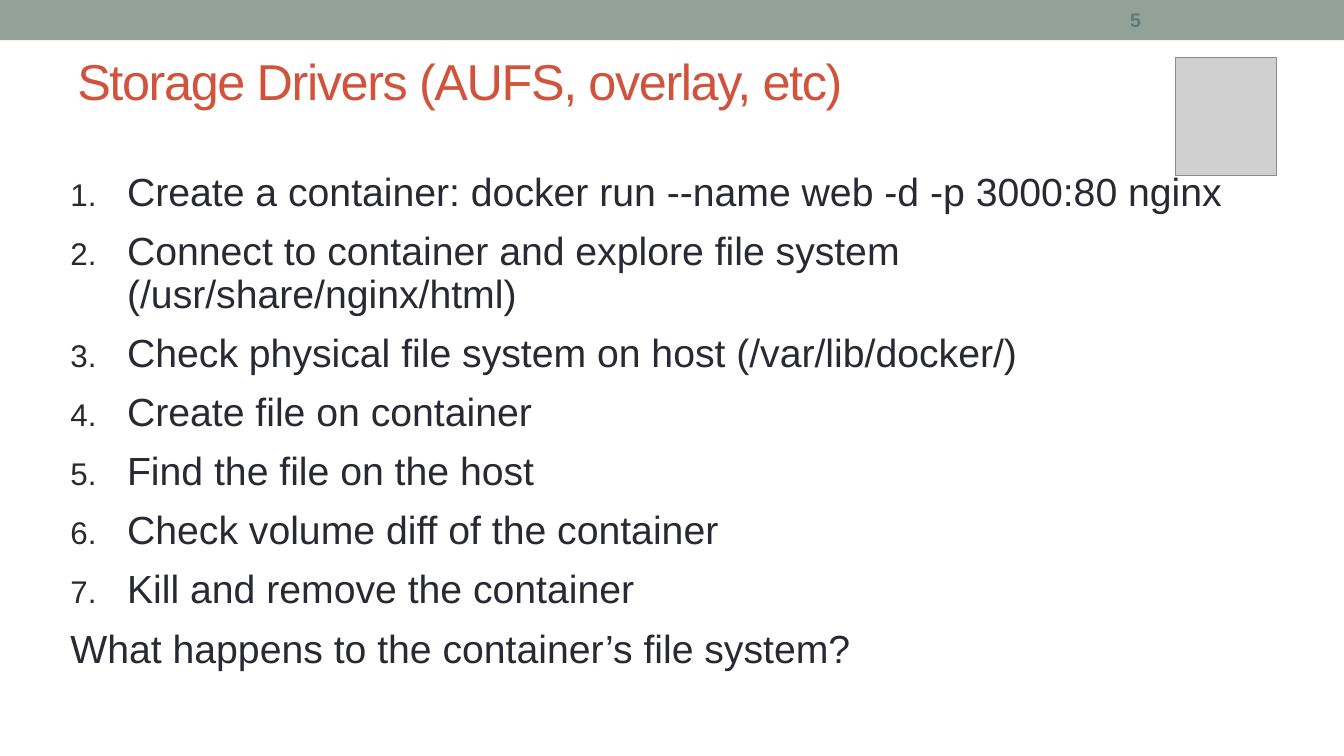
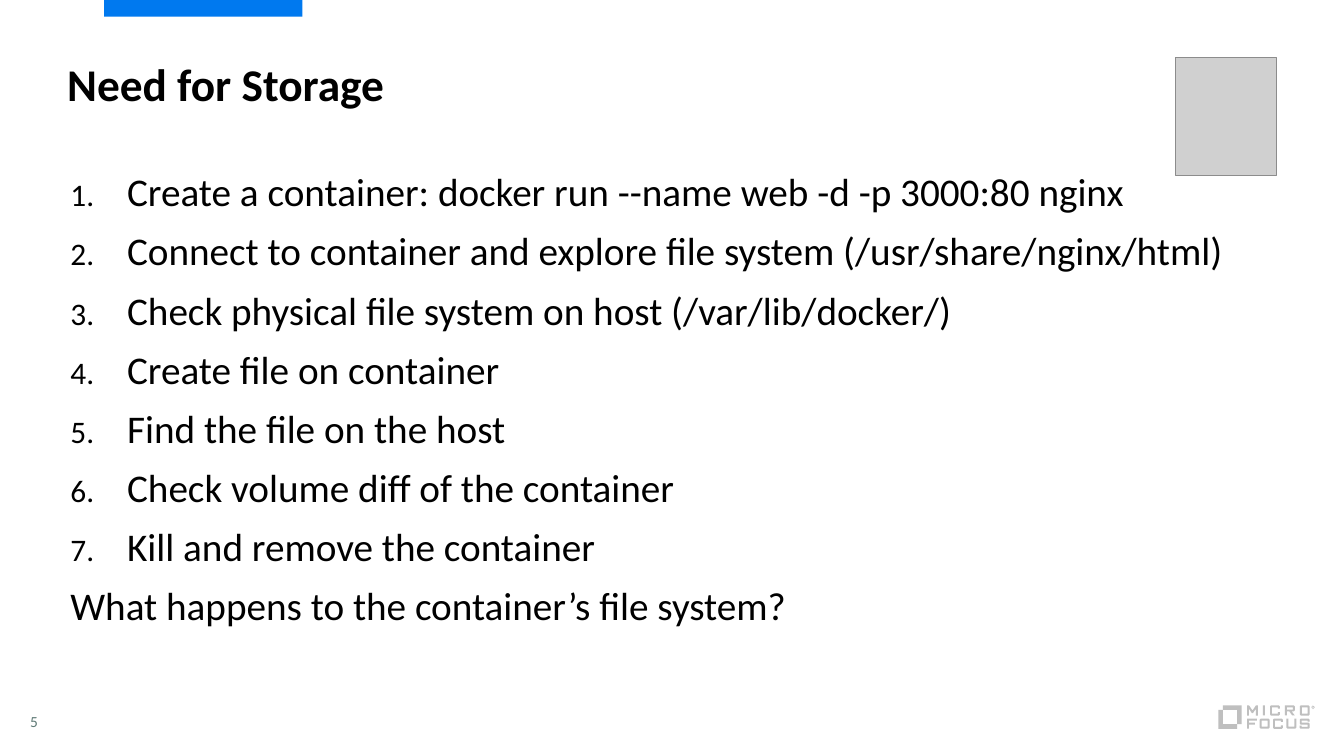
Before and after one commit to shrey-d/msrit-docker, a slide deck: slide 5 of Session_3/01_Docker_Storage.pptx. Drawn at 1344x756 pixels with LibreOffice and Linux fonts; fonts in the diff are those of the drawing; grey boxes stand for pictures. Boxes give left, top, right and bottom in pixels: in the first picture for what was removed or moved away, otherwise in the second. Text is boxed around its words. In the diff, an @@ line names an element or a change of style, - is before the commit and + after.

```diff
--- a/Session_3/01_Docker_Storage.pptx
+++ b/Session_3/01_Docker_Storage.pptx
@@ rectangle removed at [0,0,1344,40] @@
@@ rectangle added at [104,0,302,17], fill #0079EF @@
@@ title "Need for Storage" at [67,69,384,109]: vertical alignment middle to top @@
@@ title at [67,69,384,109]: text changed; size 36 to 32.4 pt; font Arial to Calibri; text colour #D2533C to #000000; bold on @@
-Storage Drivers (AUFS, overlay, etc)
+Need for Storage
@@ text "Create a container: docker run ..." at [70,178,1222,627]: font Arial to Calibri, text colour #292934 to #000000 @@
@@ page number: place and size @@
-page number at [1130,14,1141,27]
+page number at [30,717,38,727]
@@ page number at [30,717,38,727]: size 14 to 11 pt, font Arial to Calibri, bold off @@
@@ group added at [1219,706,1316,729]: 12 freeform shapes, 1 rectangle @@
```
Also in this commit, not shown: 14 other slides changed, 1 slide added, 1 slide removed, 2 other files.
